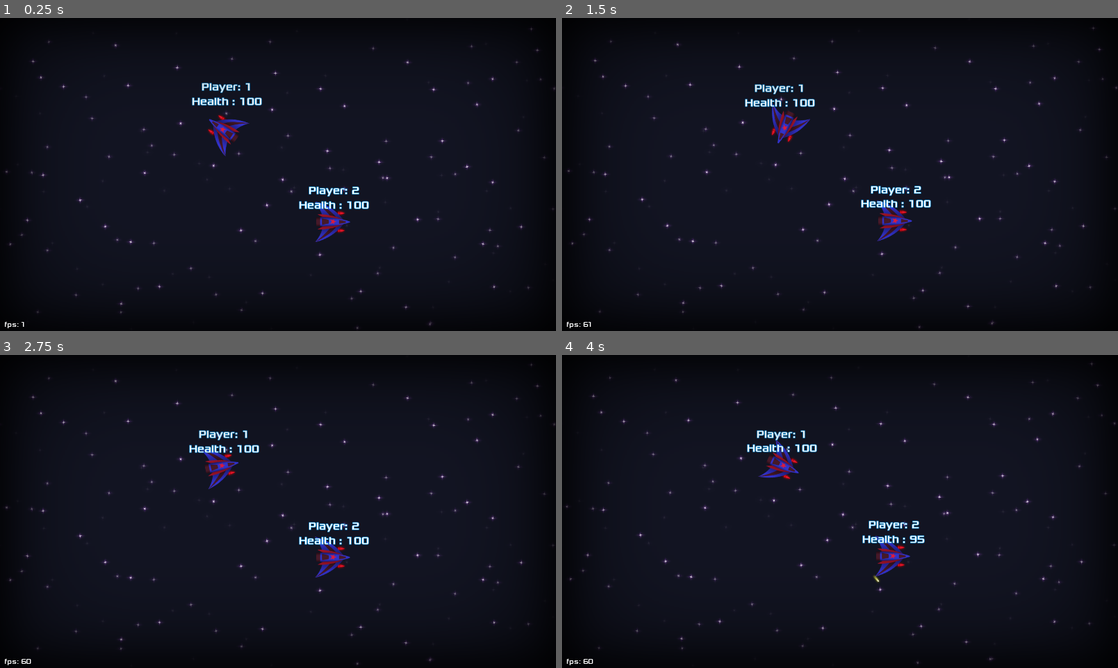
Above: before the commit, frames 1-4 (two rows, left to right).
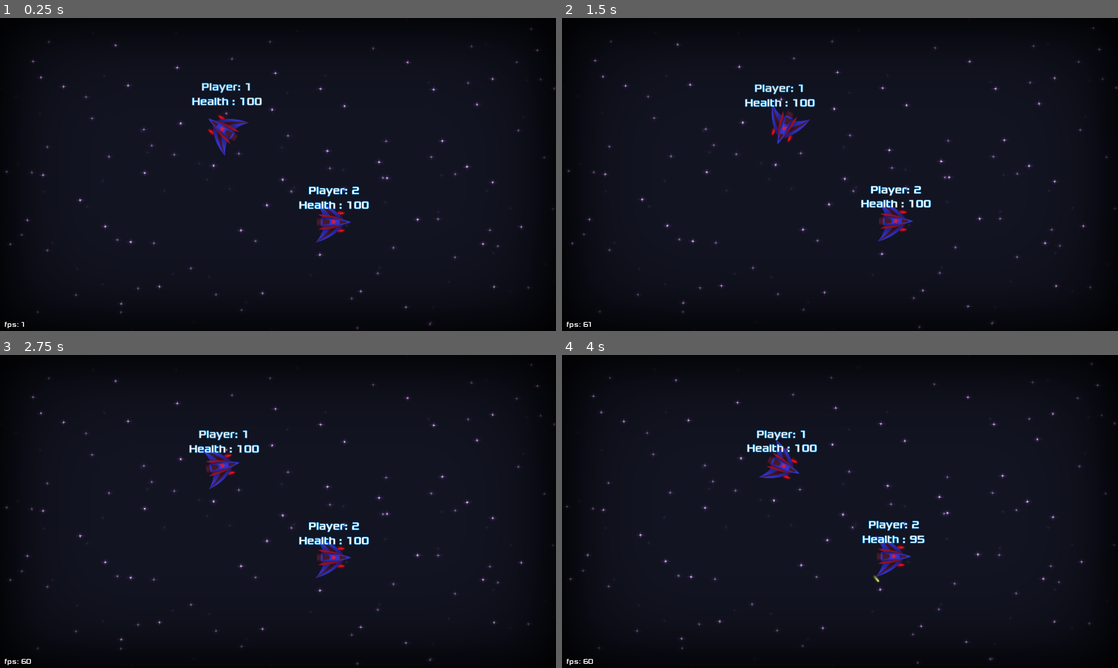
Above: after the commit, the same moments.

Repository: Najim-SD/Moon-Guardian
Game: Godot game, scene res://Scenes/Level.tscn
The game is run twice, just before and just after one commit, with the same random seed, the same clock (stepped at 60 frames per second) and the same inputs.
Inputs (mouse positions are in pixels of both pictures, inside the frame that each line leads up to):
- Up to frame 1 (0.25 s): no input
- Up to frame 2 (1.5 s): move the mouse to (962, 158) at 0.52 s; right-click (962, 158) at 0.6 s; move the mouse to (728, 190) at 1.27 s; click (728, 190) at 1.35 s
- Up to frame 3 (2.75 s): move the mouse to (333, 442) at 2.02 s; right-click (333, 442) at 2.1 s
- Up to frame 4 (4 s): tap Enter at 2.75 s; move the mouse to (812, 574) at 2.77 s; click (812, 574) at 2.85 s; move the mouse to (1006, 558) at 3.52 s; right-click (1006, 558) at 3.6 s

The runs differ from the first frame. In frame 1, 0.3% of the frame differs, in the area x 37-64%, y 32-72%; in frame 2, 0.3%; in frame 3, 0.3%; in frame 4, 0.3%.

Commit message:
Death Animation (explosion)

Diff:
--- a/Scenes/Spaceship.tscn
+++ b/Scenes/Spaceship.tscn
@@ -20,6 +20,26 @@
 [ext_resource path="res://Art/Fonts/Xolonium-Regular.ttf" type="DynamicFontData" id=18]
 [ext_resource path="res://Scenes/Missile.tscn" type="PackedScene" id=19]
 [ext_resource path="res://Sounds/Laser_Shoot.wav" type="AudioStream" id=20]
+[ext_resource path="res://Art/Ship Explosion/Explosion 01.png" type="Texture" id=21]
+[ext_resource path="res://Art/Ship Explosion/Explosion 06.png" type="Texture" id=22]
+[ext_resource path="res://Art/Ship Explosion/Explosion 05.png" type="Texture" id=23]
+[ext_resource path="res://Art/Ship Explosion/Explosion 10.png" type="Texture" id=24]
+[ext_resource path="res://Art/Ship Explosion/Explosion 13.png" type="Texture" id=25]
+[ext_resource path="res://Art/Ship Explosion/Explosion 14.png" type="Texture" id=26]
+[ext_resource path="res://Art/Ship Explosion/Explosion 15.png" type="Texture" id=27]
+[ext_resource path="res://Art/Ship Explosion/Explosion 16.png" type="Texture" id=28]
+[ext_resource path="res://Art/Ship Explosion/Explosion 04.png" type="Texture" id=29]
+[ext_resource path="res://Art/Ship Explosion/Explosion 17.png" type="Texture" id=30]
+[ext_resource path="res://Art/Ship Explosion/Explosion 12.png" type="Texture" id=31]
+[ext_resource path="res://Art/Ship Explosion/Explosion 18.png" type="Texture" id=32]
+[ext_resource path="res://Art/Ship Explosion/Explosion 08.png" type="Texture" id=33]
+[ext_resource path="res://Art/Ship Explosion/Explosion 09.png" type="Texture" id=34]
+[ext_resource path="res://Art/Ship Explosion/Explosion 19.png" type="Texture" id=35]
+[ext_resource path="res://Art/Ship Explosion/Explosion 20.png" type="Texture" id=36]
+[ext_resource path="res://Art/Ship Explosion/Explosion 07.png" type="Texture" id=37]
+[ext_resource path="res://Art/Ship Explosion/Explosion 03.png" type="Texture" id=38]
+[ext_resource path="res://Art/Ship Explosion/Explosion 11.png" type="Texture" id=39]
+[ext_resource path="res://Art/Ship Explosion/Explosion 02.png" type="Texture" id=40]
 
 [sub_resource type="SpriteFrames" id=1]
 animations = [ {
@@ -27,6 +47,19 @@
 "loop": true,
 "name": "JetFlame",
 "speed": 30.0
+} ]
+
+[sub_resource type="SpriteFrames" id=3]
+animations = [ {
+"frames": [ ExtResource( 1 ) ],
+"loop": true,
+"name": "normal",
+"speed": 1.0
+}, {
+"frames": [ ExtResource( 21 ), ExtResource( 40 ), ExtResource( 38 ), ExtResource( 29 ), ExtResource( 23 ), ExtResource( 22 ), ExtResource( 37 ), ExtResource( 33 ), ExtResource( 34 ), ExtResource( 24 ), ExtResource( 39 ), ExtResource( 31 ), ExtResource( 25 ), ExtResource( 26 ), ExtResource( 27 ), ExtResource( 28 ), ExtResource( 30 ), ExtResource( 32 ), ExtResource( 35 ), ExtResource( 36 ) ],
+"loop": false,
+"name": "explosion",
+"speed": 24.0
 } ]
 
 [sub_resource type="DynamicFont" id=2]
@@ -44,7 +77,7 @@
 rotation = 1.5708
 frames = SubResource( 1 )
 animation = "JetFlame"
-frame = 1
+frame = 2
 playing = true
 
 [node name="Missile1" parent="." instance=ExtResource( 19 )]
@@ -54,9 +87,16 @@
 position = Vector2( 10, -20 )
 
 [node name="Spaceship" type="Sprite" parent="."]
+visible = false
 position = Vector2( -2.4739, 0.0177069 )
 rotation = 1.5708
 texture = ExtResource( 1 )
+
+[node name="AnimatedSprite" type="AnimatedSprite" parent="."]
+position = Vector2( -1, 0.5 )
+rotation = 1.5708
+frames = SubResource( 3 )
+animation = "normal"
 
 [node name="CollisionPolygon2D" type="CollisionPolygon2D" parent="."]
 visible = false
@@ -98,4 +138,5 @@
 [node name="AudioStreamPlayer2D" type="AudioStreamPlayer2D" parent="."]
 stream = ExtResource( 20 )
 volume_db = -20.0
+[connection signal="animation_finished" from="AnimatedSprite" to="." method="_on_AnimatedSprite_animation_finished"]
 [connection signal="body_entered" from="Area2D" to="." method="_on_Area2D_body_entered"]
--- a/Scripts/Spaceship.gd
+++ b/Scripts/Spaceship.gd
@@ -39,6 +39,7 @@
 
 # Called every frame. 'delta' is the elapsed time since the previous frame.
 func _physics_process(delta):
+	if health <= 0: return
 	# MOVEMENT -----------------------------------------
 	if useJoyStick == false:
 		var nd:Vector2 = (get_global_mouse_position() - global_position).normalized()
@@ -119,15 +120,6 @@
 	pass # Replace with function body.
 
 
-func checkDeath():
-	if health <= 0:
-		for t in cam.targets:
-			if t == name:
-				cam.targets.erase(t)
-				break
-		kill()
-	pass
-
 
 func takeDamage(dmg:int):
 	health -= dmg
@@ -140,6 +132,16 @@
 	checkDeath()
 	pass
 
+func checkDeath():
+	if health <= 0:
+		for t in cam.targets:
+			if t == name:
+				cam.targets.erase(t)
+				break
+		kill()
+	pass
+
+
 func kill():
 	cam.shakeCam(60, Vector2(-10,10))
 	var audio = get_parent().find_node("LevelAudioPlayer")
@@ -147,5 +149,13 @@
 	audio.volume_db = -20
 	audio.pitch_scale = rand_range(0.60,1)
 	audio.play()
-	queue_free()
+	$AnimatedSprite.play("explosion")
+	$Missile1.visible = false
+	$Missile2.visible = false
 	pass
+
+
+func _on_AnimatedSprite_animation_finished():
+	if $AnimatedSprite.animation == "explosion":
+		queue_free()
+	pass # Replace with function body.
Binary file added: Art/Ship Explosion/Explosion 01.png
Not shown, added: Art/Ship Explosion/Explosion 01.png.import
Binary file added: Art/Ship Explosion/Explosion 02.png
Not shown, added: Art/Ship Explosion/Explosion 02.png.import
Binary file added: Art/Ship Explosion/Explosion 03.png
Not shown, added: Art/Ship Explosion/Explosion 03.png.import
Binary file added: Art/Ship Explosion/Explosion 04.png
Not shown, added: Art/Ship Explosion/Explosion 04.png.import
Binary file added: Art/Ship Explosion/Explosion 05.png
Not shown, added: Art/Ship Explosion/Explosion 05.png.import
Binary file added: Art/Ship Explosion/Explosion 06.png
Not shown, added: Art/Ship Explosion/Explosion 06.png.import
(and 29 more such lines)
